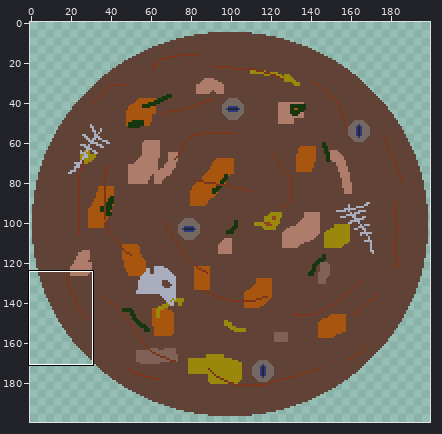
File history of a sprite sheet, Assets/Soup/pixil-layer-3.png. Above, an overview of the earlier version with the close-up marked.
Close-up. Before the commit:
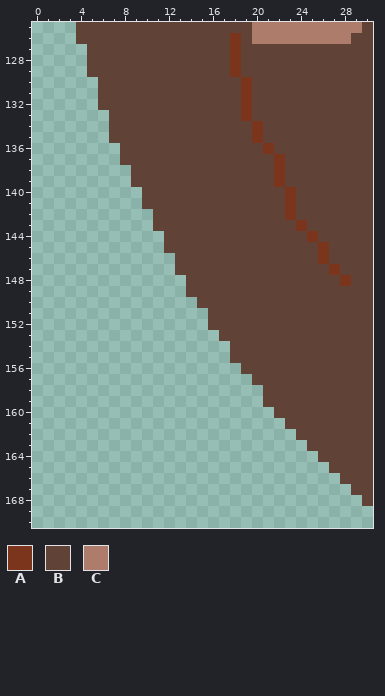
The file is 200x200 pixels. Pixels under 10% opacity are left out. Colours within 5 levels of each other are drawn and written as one. Shown: x 0..30, y 125..170. The commit also changed other parts of the picture, which this record leaves out.
Palette (. is transparent): A #7a351c  B #614237  C #ad7c6b
Pixels before, first column x 4:
125 BBBBBBBBBBBBBBBBCCCCCCCCCCB
126 BBBBBBBBBBBBBBABCCCCCCCCCBB
127 .BBBBBBBBBBBBBABBBBBBBBBBBB
128 .BBBBBBBBBBBBBABBBBBBBBBBBB
129 .BBBBBBBBBBBBBABBBBBBBBBBBB
130 ..BBBBBBBBBBBBBABBBBBBBBBBB
131 ..BBBBBBBBBBBBBABBBBBBBBBBB
132 ..BBBBBBBBBBBBBABBBBBBBBBBB
133 ...BBBBBBBBBBBBABBBBBBBBBBB
134 ...BBBBBBBBBBBBBABBBBBBBBBB
135 ...BBBBBBBBBBBBBABBBBBBBBBB
136 ....BBBBBBBBBBBBBABBBBBBBBB
137 ....BBBBBBBBBBBBBBABBBBBBBB
138 .....BBBBBBBBBBBBBABBBBBBBB
139 .....BBBBBBBBBBBBBABBBBBBBB
140 ......BBBBBBBBBBBBBABBBBBBB
141 ......BBBBBBBBBBBBBABBBBBBB
142 .......BBBBBBBBBBBBABBBBBBB
143 .......BBBBBBBBBBBBBABBBBBB
144 ........BBBBBBBBBBBBBABBBBB
145 ........BBBBBBBBBBBBBBABBBB
146 .........BBBBBBBBBBBBBABBBB
147 .........BBBBBBBBBBBBBBABBB
148 ..........BBBBBBBBBBBBBBABB
149 ..........BBBBBBBBBBBBBBBBB
150 ...........BBBBBBBBBBBBBBBB
151 ............BBBBBBBBBBBBBBB
152 ............BBBBBBBBBBBBBBB
153 .............BBBBBBBBBBBBBB
154 ..............BBBBBBBBBBBBB
155 ..............BBBBBBBBBBBBB
156 ...............BBBBBBBBBBBB
157 ................BBBBBBBBBBB
158 .................BBBBBBBBBB
159 .................BBBBBBBBBB
160 ..................BBBBBBBBB
161 ...................BBBBBBBB
162 ....................BBBBBBB
163 .....................BBBBBB
164 ......................BBBBB
165 .......................BBBB
166 ........................BBB
167 .........................BB
168 ..........................B
The result:
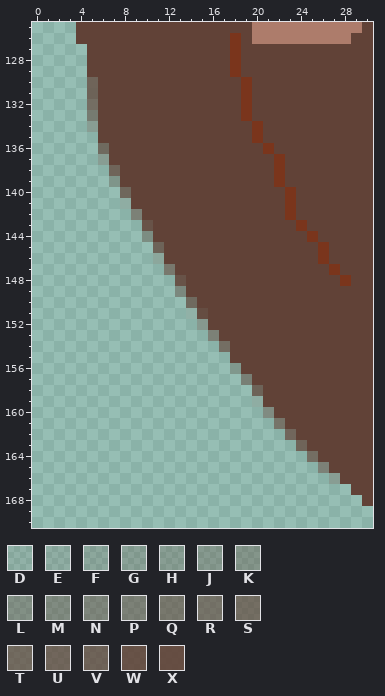
Colours new in this view: D #6142371a  E #61423722  F #61423730  G #6142373c  H #61423743  J #6142374c  K #61423755  L #6142375f  M #61423769  N #61423773  P #6142377d  Q #61423790  R #61423798  S #614237a5  T #614237ab  U #614237b4  V #614237ba  W #614237dd  X #614237e7
Changes in this commit:
Colour B now appears in rows 133 to 135 at x 6; in rows 136 to 137 at x 7; in rows 138 to 139 at x 8; in rows 140 to 141 at x 9; in row 142 at x 10; in row 144 at x 11.
Colour B now appears in row 146 at x 12.
Colour D now appears in row 151 at x 14.
Colour E now appears in row 141 at x 8; in row 159 at x 20.
Colour F now appears in row 146 at x 11.
Colour G now appears in row 156 at x 18.
Colour H now appears in row 134 at x 5; in row 137 at x 6; in row 139 at x 7; in row 166 at x 27.
Colour J now appears in row 152 at x 15.
Colour K now appears in row 144 at x 10.
Colour L now appears in row 149 at x 13.
Colour M now appears in row 160 at x 21.
Colour N now appears in row 157 at x 19.
Colour P now appears in row 133 at x 5; in row 142 at x 9; in row 153 at x 16; in row 165 at x 26.
Colour Q now appears in row 147 at x 12.
Colour R now appears in row 161 at x 22.
Colour S now appears in row 132 at x 5; in row 136 at x 6; in row 150 at x 14; in row 154 at x 17; in row 164 at x 25.
Colour T now appears in row 140 at x 8.
Colour U now appears in row 131 at x 5; in row 145 at x 11; in row 158 at x 20; in row 162 at x 23.
Colour V now appears in row 130 at x 5; in row 138 at x 7; in row 163 at x 24.
Colour W now appears in row 143 at x 10; in row 148 at x 13.
Colour X now appears in row 151 at x 15.
Changed places in both close-ups, as pixel boxes (x1, y1, x2, y2):
added: (87, 77, 340, 484)
